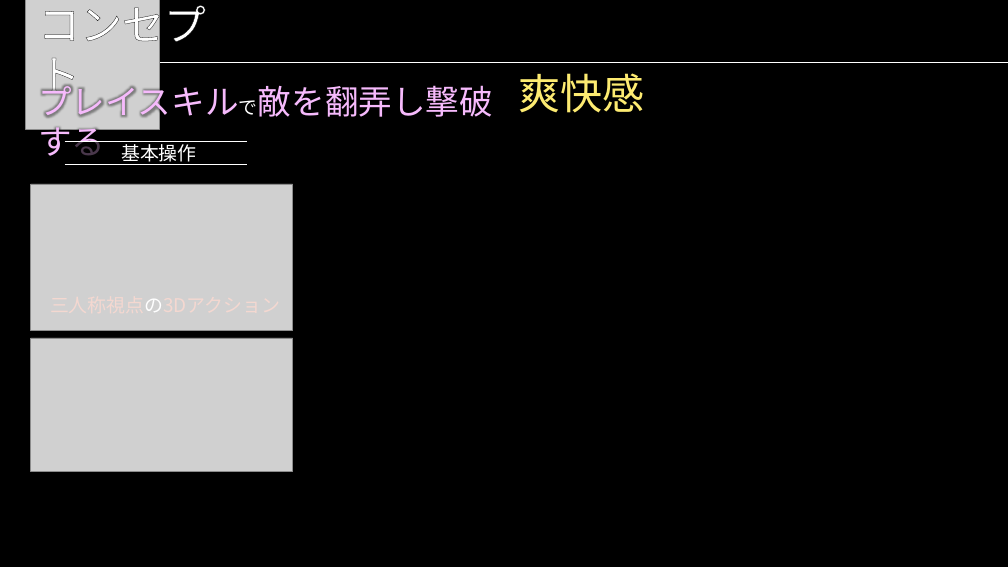
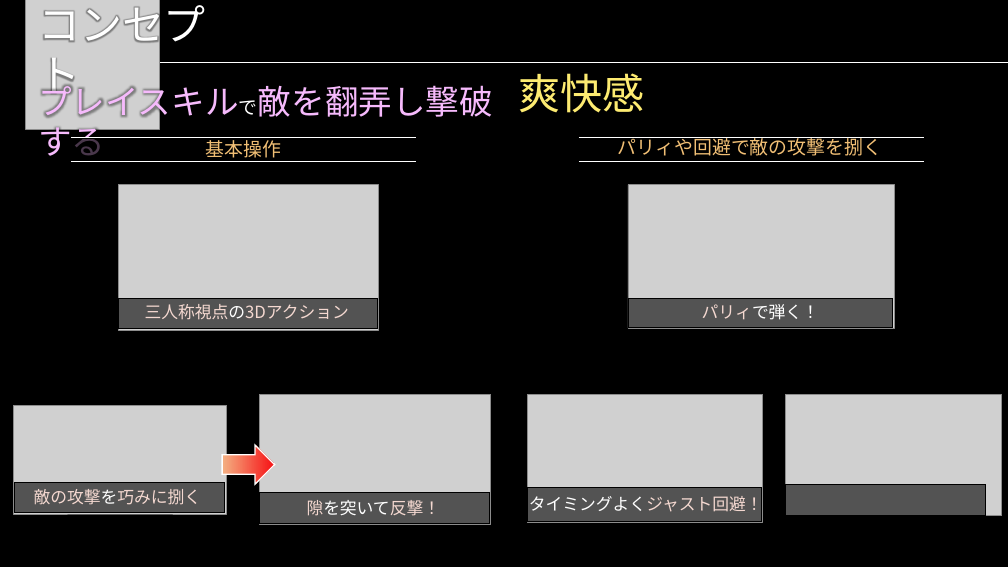
Before and after one commit to suegin/GameDesign, a slide deck: slide 2 of Blade Maiden.pptx. Drawn at 1008x567 pixels with LibreOffice and Linux fonts; fonts in the diff are those of the drawing; grey boxes stand for pictures; background and template pictures are left out. Boxes give left, top, right and bottom in pixels: in the first picture for what was removed or moved away, otherwise in the second. Text is boxed around its words. In the diff, an @@ line names an element or a change of style, - is before the commit and + after.

Commit message:
up

```diff
--- a/Blade Maiden.pptx
+++ b/Blade Maiden.pptx
@@ text "コンセプト" at (38, 0, 206, 101): letter outline #000000 0.75 pt to none @@
@@ rectangle: place and size @@
-rectangle at (64, 141, 247, 164)
+rectangle at (71, 138, 416, 161)
@@ line moved from (64, 141) - (247, 141) to (71, 138) - (416, 138) @@
@@ text "基本操作": place and size @@
-text "基本操作" at (121, 141, 197, 165)
+text "基本操作" at (205, 137, 281, 162)
@@ text "基本操作" at (205, 137, 281, 162): text colour #FFFFFF to gradient #F1BF75 to #FFFFFF @@
@@ rectangle added at (579, 138, 924, 160), fill #000000 at 70% opacity, outline #000000 1 pt @@
@@ line added from (579, 138) to (924, 138), #FFFFFF 0.5 pt @@
@@ text added at (618, 137, 883, 156), 18 pt, text gradient #F1BF75 to #FFFFFF @@
+パリィや回避で敵の攻撃を捌く
@@ line moved from (64, 165) - (247, 165) to (71, 161) - (416, 161) @@
@@ line added from (579, 161) to (924, 161), #FFFFFF 0.5 pt @@
@@ picture: place and size @@
-picture at (31, 184, 293, 330)
+picture at (119, 185, 379, 330)
@@ picture added at (628, 185, 895, 328) @@
@@ rectangle added at (119, 299, 378, 329), fill #000000 at 60% opacity, outline #000000 1 pt @@
@@ text "三人称視点の3Dアクション": place and size @@
-text "三人称視点の3Dアクション" at (50, 299, 280, 312)
+text "三人称視点の3Dアクション" at (145, 304, 349, 320)
@@ text "三人称視点の3Dアクション" at (145, 304, 349, 320): size 18 to 16 pt @@
@@ rectangle added at (629, 299, 893, 327), fill #000000 at 60% opacity, outline #000000 1 pt @@
@@ text added at (702, 304, 819, 320), 16 pt, text #FFFFFF @@
+パリィで弾く！
@@ picture: place and size @@
-picture at (31, 338, 293, 472)
+picture at (14, 405, 226, 514)
@@ picture added at (260, 395, 491, 525) @@
@@ picture added at (527, 395, 763, 523) @@
@@ picture added at (786, 395, 1002, 516) @@
@@ right arrow added at (222, 445, 274, 485), fill gradient #F4B183 to #F61E1E, outline #FFFFFF 1.25 pt @@
@@ rectangle added at (14, 482, 225, 513), fill #000000 at 60% opacity, outline #000000 1 pt @@
@@ text "敵の攻撃を巧みに捌く": place and size @@
-text "敵の攻撃を巧みに捌く" at (445, 352, 652, 383)
+text "敵の攻撃を巧みに捌く" at (34, 489, 202, 505)
@@ text "敵の攻撃を巧みに捌く" at (34, 489, 202, 505): size 18 to 16 pt, text colour #000000 to gradient #F4D8D0 to #CC0000; text colour #000000 to #FFFFFF in "敵の攻撃を巧みに捌く" @@
@@ rectangle added at (259, 493, 489, 524), fill #000000 at 60% opacity, outline #000000 1 pt @@
@@ text added at (307, 500, 441, 516), 16 pt, text gradient #F4D8D0 to #CC0000 @@
+隙を突いて反撃！
@@ rectangle added at (527, 488, 761, 522), fill #000000 at 60% opacity, outline #000000 1 pt @@
@@ text added at (529, 493, 763, 515), 16 pt, text #FFFFFF @@
+タイミングよくジャスト回避！
@@ rectangle added at (786, 485, 986, 515), fill #000000 at 60% opacity, outline #000000 1 pt @@
```
Also in this commit, not shown: 1 other slide changed.
